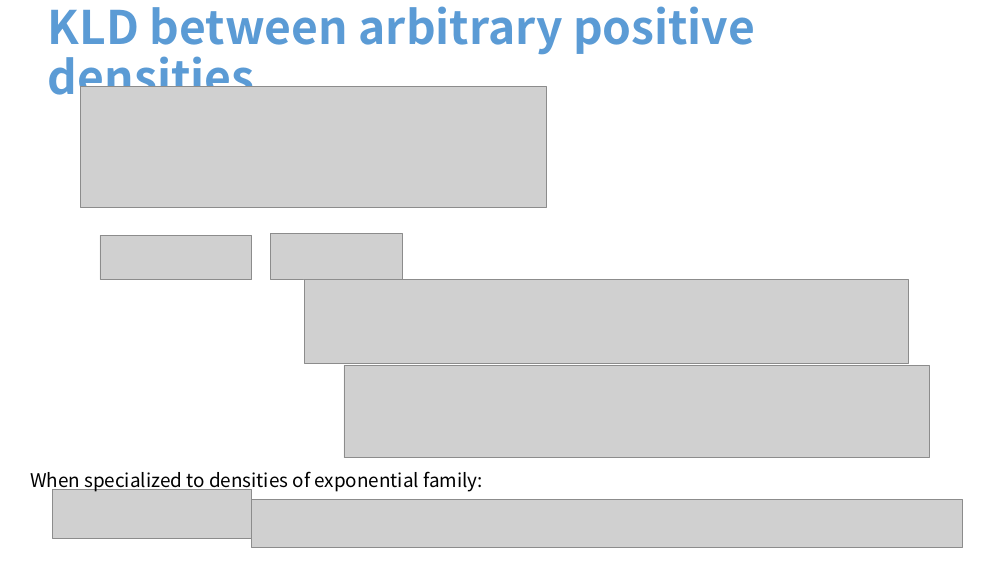
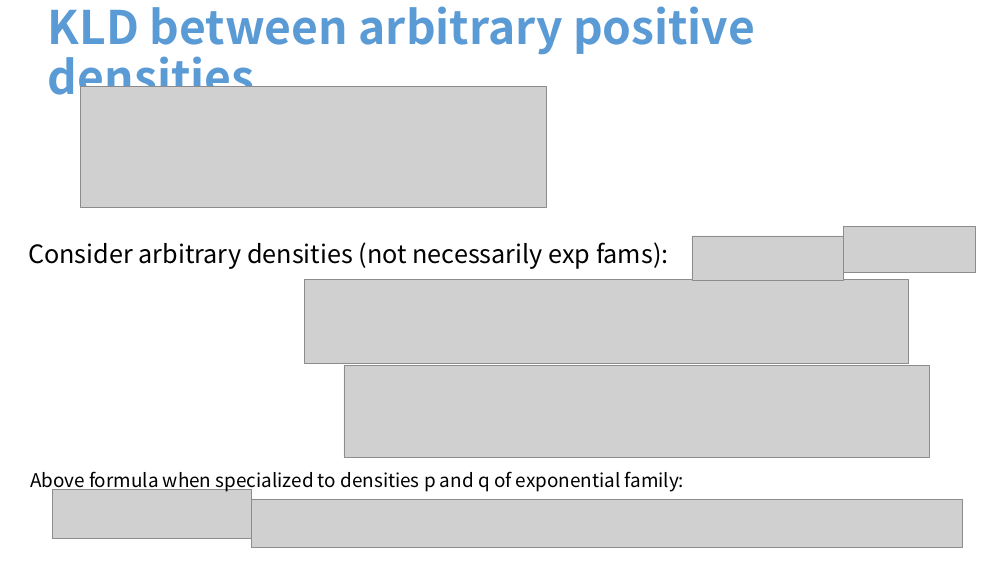
Before and after one commit to FrankNielsen/FrankNielsen.github.io, a slide deck: slide 25 of PPTX/DivergencesComparativeConvexity-FrankNIELSEN.pptx (slide 22 before the commit). Drawn at 1008x567 pixels with LibreOffice and Linux fonts; fonts in the diff are those of the drawing; grey boxes stand for pictures. Boxes give left, top, right and bottom in pixels: in the first picture for what was removed or moved away, otherwise in the second. Text is boxed around its words. In the diff, an @@ line names an element or a change of style, - is before the commit and + after.

```diff
--- a/PPTX/DivergencesComparativeConvexity-FrankNIELSEN.pptx
+++ b/PPTX/DivergencesComparativeConvexity-FrankNIELSEN.pptx
@@ picture: place and size @@
-picture at [100,235,252,280]
+picture at [692,236,844,281]
@@ picture: place and size @@
-picture at [270,234,402,279]
+picture at [844,227,976,272]
@@ text added at [28,242,669,269], 24 pt, text #000000 @@
+Consider arbitrary densities (not necessarily exp fams):
@@ text at [30,471,684,492]: text changed @@
-When specialized to densities of exponential family:
+Above formula when specialized to densities p and q of exponential family:
```
Also in this commit, not shown: 27 other slides changed, 8 slides added, 4 other files.
